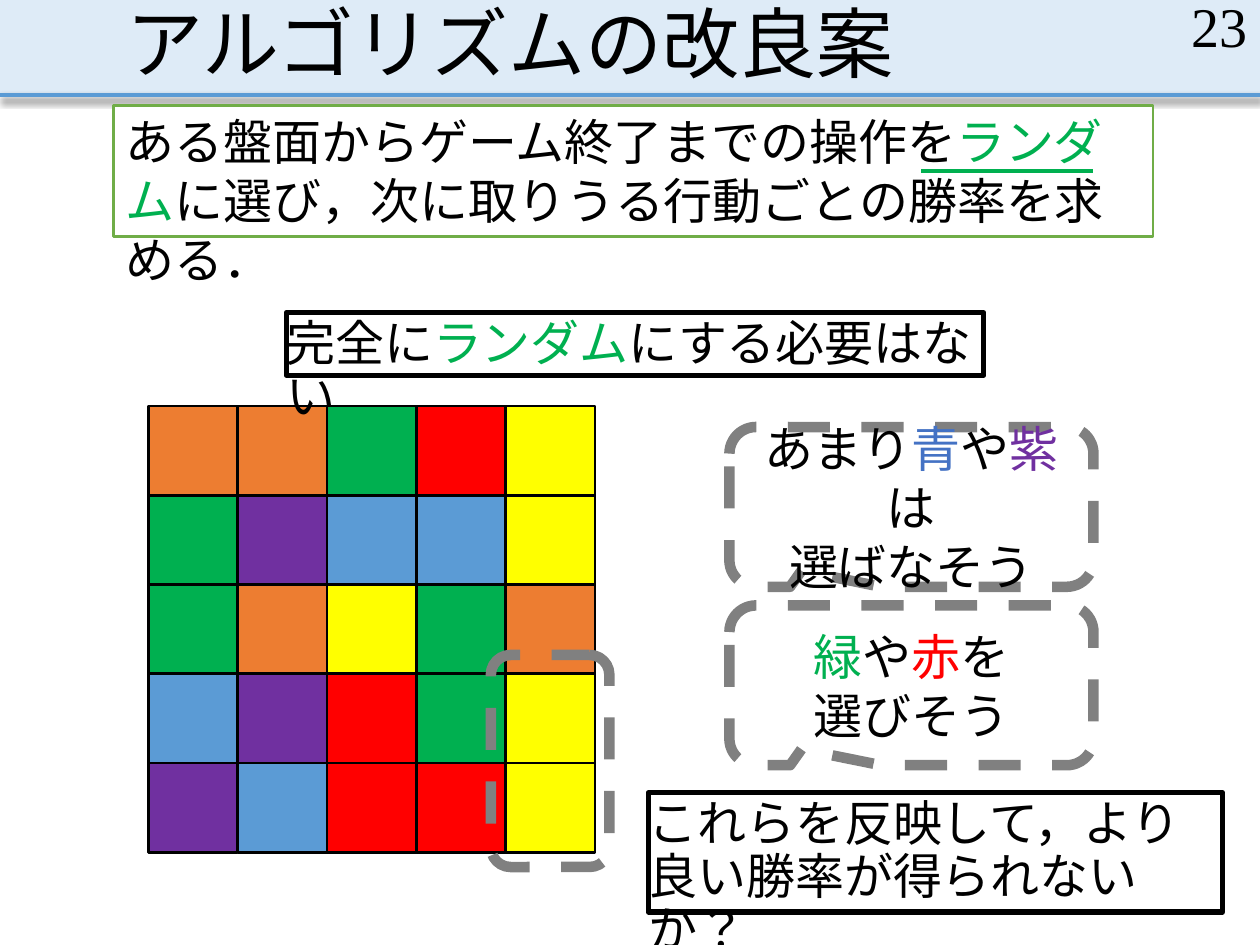
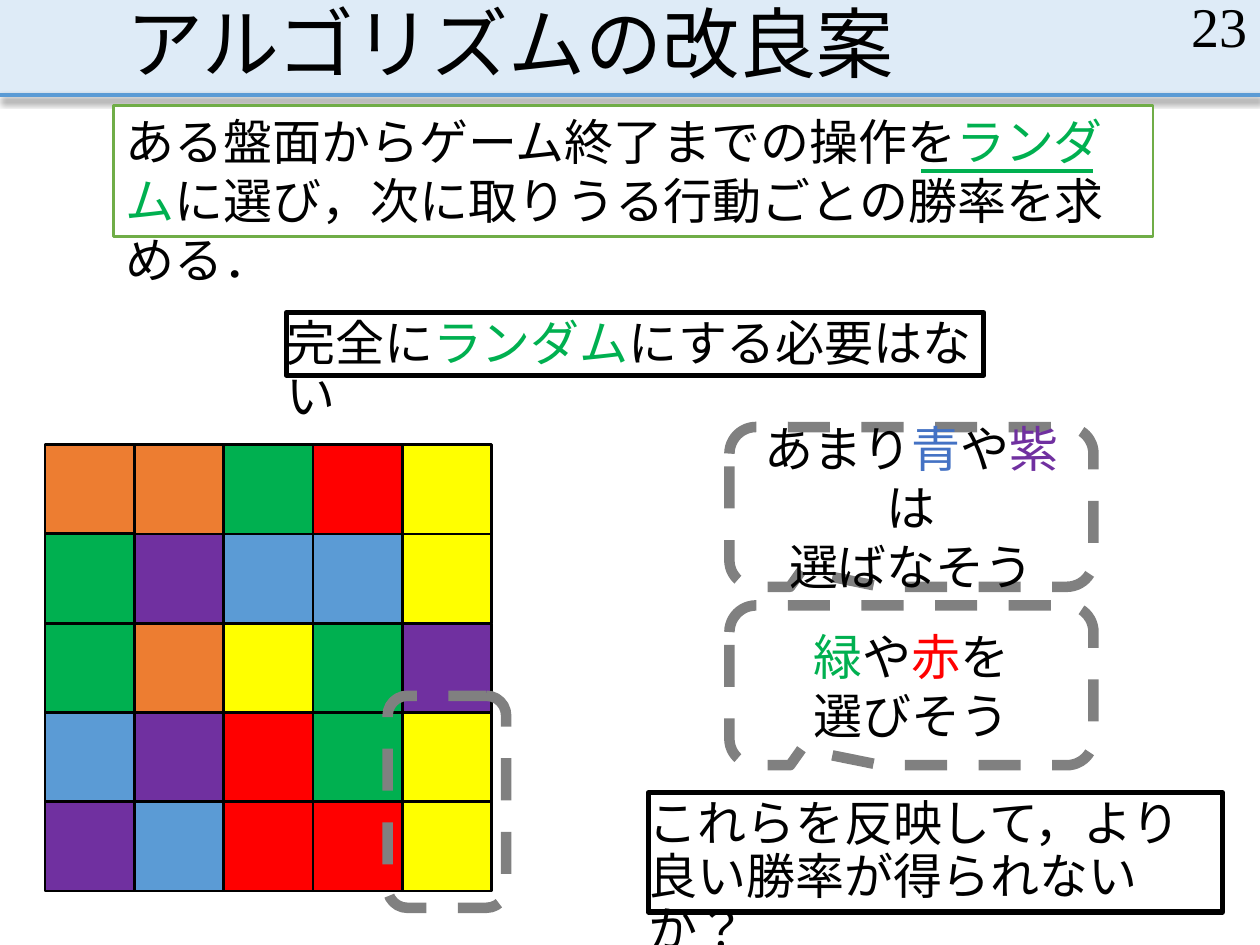
Before and after one commit to MasayaOda/SR, a slide deck: slide 23 of 190702oda.pptx. Drawn at 1260x945 pixels with LibreOffice and Linux fonts; fonts in the diff are those of the drawing. Boxes give left, top, right and bottom in pixels: in the first picture for what was removed or moved away, otherwise in the second. Text is boxed around its words. In the diff, an @@ line names an element or a change of style, - is before the commit and + after.

```diff
--- a/190702oda.pptx
+++ b/190702oda.pptx
@@ rectangle: place and size @@
-rectangle at bbox=[238, 406, 328, 495]
+rectangle at bbox=[45, 445, 135, 534]
@@ rectangle: place and size @@
-rectangle at bbox=[149, 406, 238, 495]
+rectangle at bbox=[135, 445, 224, 534]
@@ rectangle: place and size @@
-rectangle at bbox=[149, 495, 238, 585]
+rectangle at bbox=[224, 445, 314, 534]
@@ rectangle: place and size @@
-rectangle at bbox=[328, 406, 417, 495]
+rectangle at bbox=[45, 534, 135, 624]
@@ rectangle: place and size @@
-rectangle at bbox=[417, 495, 507, 585]
+rectangle at bbox=[224, 534, 314, 624]
@@ rectangle: place and size @@
-rectangle at bbox=[328, 495, 417, 585]
+rectangle at bbox=[312, 534, 402, 624]
@@ rectangle: place and size @@
-rectangle at bbox=[328, 585, 417, 674]
+rectangle at bbox=[402, 534, 491, 624]
@@ rectangle removed at bbox=[505, 585, 595, 674] @@
@@ rectangle: place and size @@
-rectangle at bbox=[505, 495, 595, 585]
+rectangle at bbox=[224, 624, 314, 713]
@@ 10 rectangles: place and size @@
-10 rectangles at bbox=[149, 406, 595, 764]
+10 rectangles at bbox=[45, 445, 491, 801]
@@ rectangle: place and size @@
-rectangle at bbox=[238, 674, 328, 764]
+rectangle at bbox=[402, 624, 491, 713]
@@ rectangle: place and size @@
-rectangle at bbox=[149, 764, 238, 853]
+rectangle at bbox=[135, 712, 224, 801]
@@ rounded rectangle: place and size @@
-rounded rectangle at bbox=[490, 655, 609, 867]
+rounded rectangle at bbox=[388, 696, 507, 907]
@@ rectangle added at bbox=[45, 801, 135, 891], fill #7030A0, outline #000000 1.5 pt @@
@@ rectangle: place and size @@
-rectangle at bbox=[238, 764, 328, 853]
+rectangle at bbox=[135, 801, 224, 891]
@@ rectangle: place and size @@
-rectangle at bbox=[417, 764, 507, 853]
+rectangle at bbox=[224, 801, 314, 891]
@@ rectangle: place and size @@
-rectangle at bbox=[328, 764, 417, 853]
+rectangle at bbox=[312, 801, 402, 891]
@@ rectangle: place and size @@
-rectangle at bbox=[505, 764, 595, 853]
+rectangle at bbox=[402, 801, 491, 891]
```
Also in this commit, not shown: 10 other slides changed, 1 slide added.
